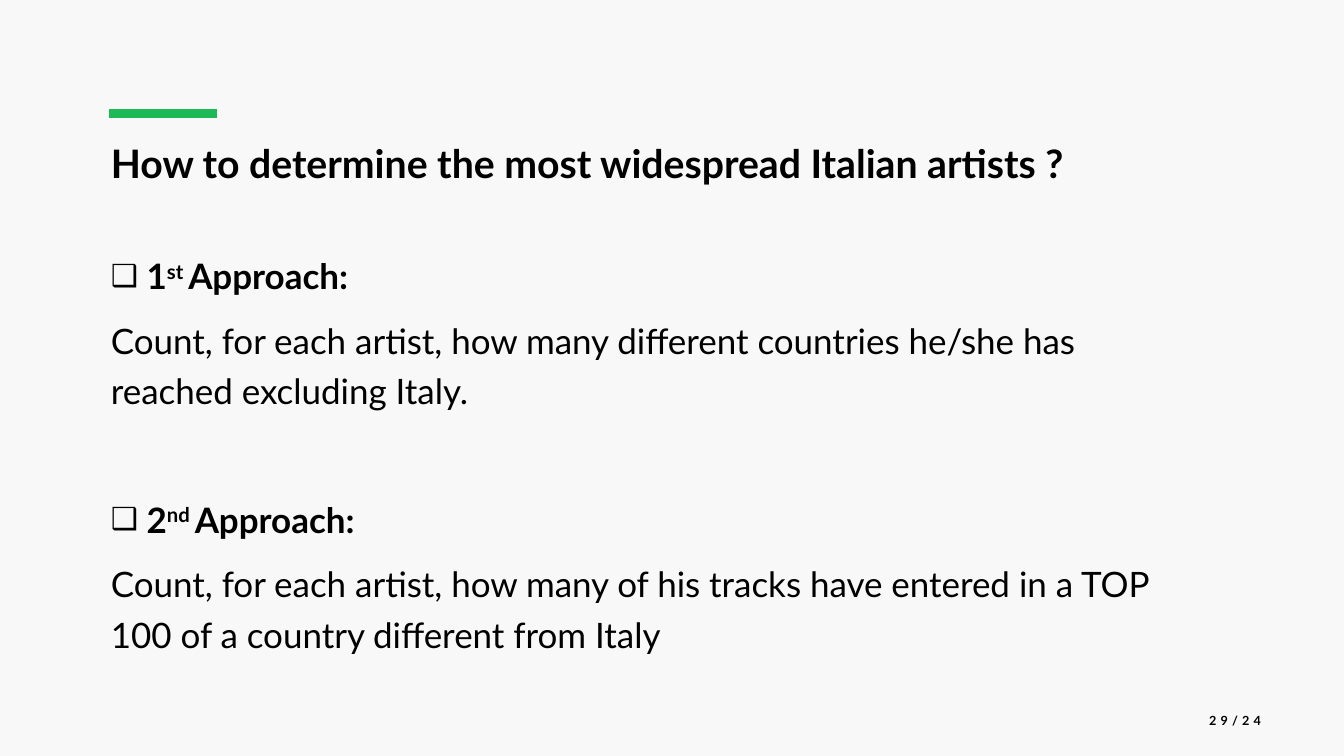
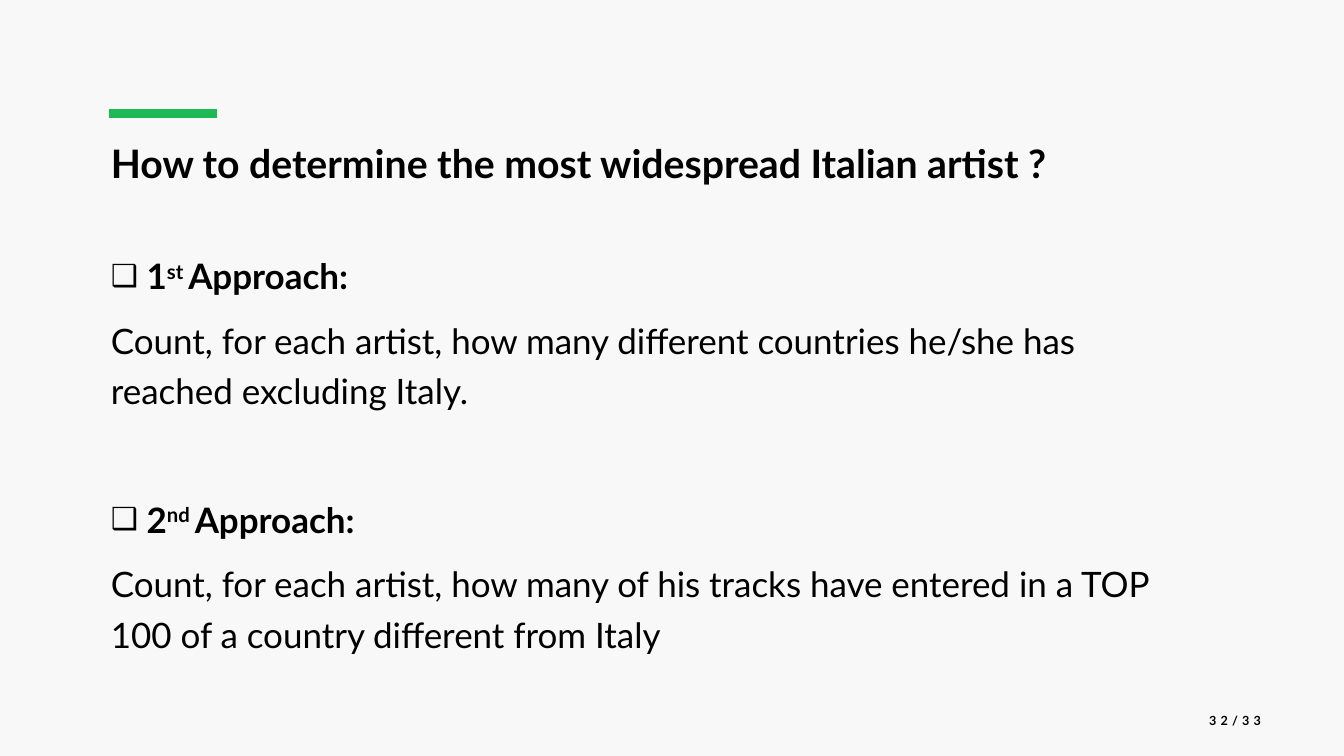
Before and after one commit to luca-martinelli-09/spotify-pg, a slide deck: slide 32 of slides/Spotify_Presentation.pptx (slide 29 before the commit). Drawn at 1344x756 pixels with LibreOffice and Linux fonts; fonts in the diff are those of the drawing. Boxes give left, top, right and bottom in pixels: in the first picture for what was removed or moved away, otherwise in the second. Text is boxed around its words. In the diff, an @@ line names an element or a change of style, - is before the commit and + after.

```diff
--- a/slides/Spotify_Presentation.pptx
+++ b/slides/Spotify_Presentation.pptx
@@ text at [111, 149, 1018, 185]: text changed @@
-How to determine the most widespread Italian artists ?
+How to determine the most widespread Italian artist ?
@@ page number at [1209, 715, 1261, 726]: text changed @@
-29/24
+32/33
```
Also in this commit, not shown: 19 other slides changed, 4 slides added, 1 slide removed, 23 other files.
